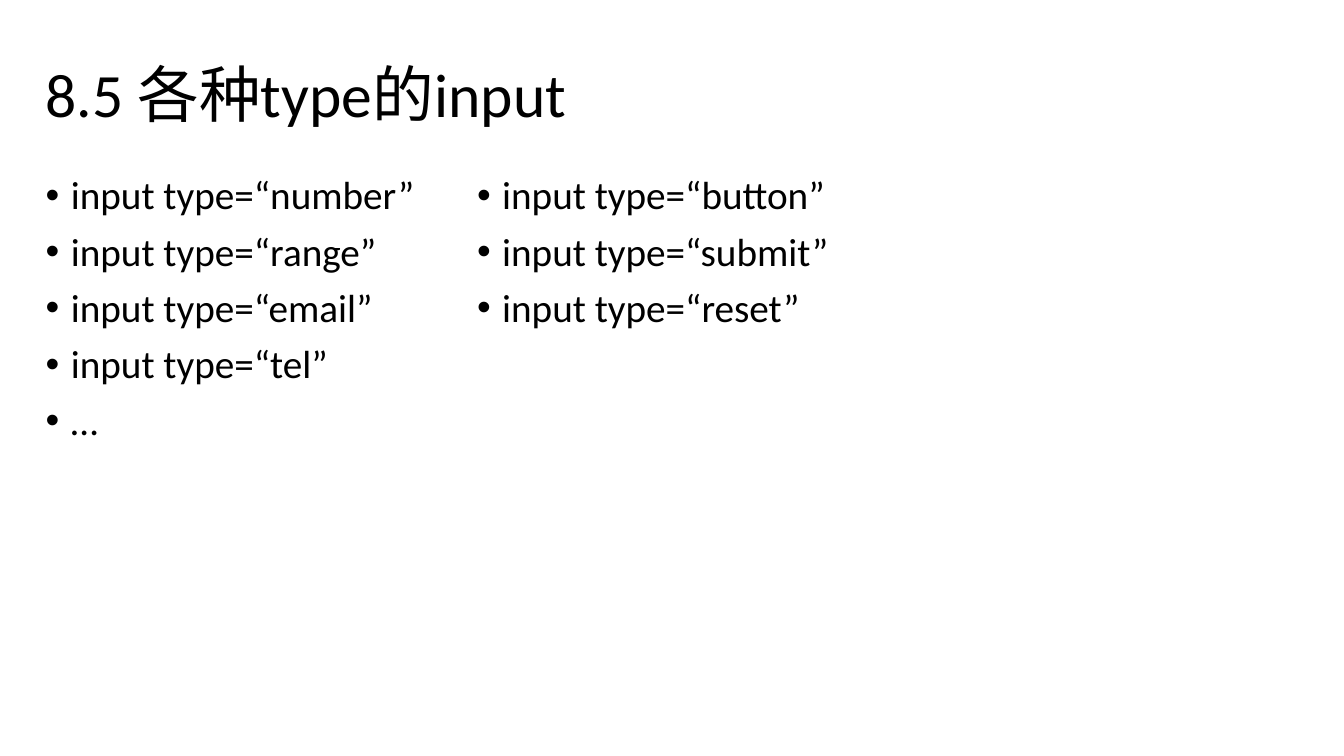
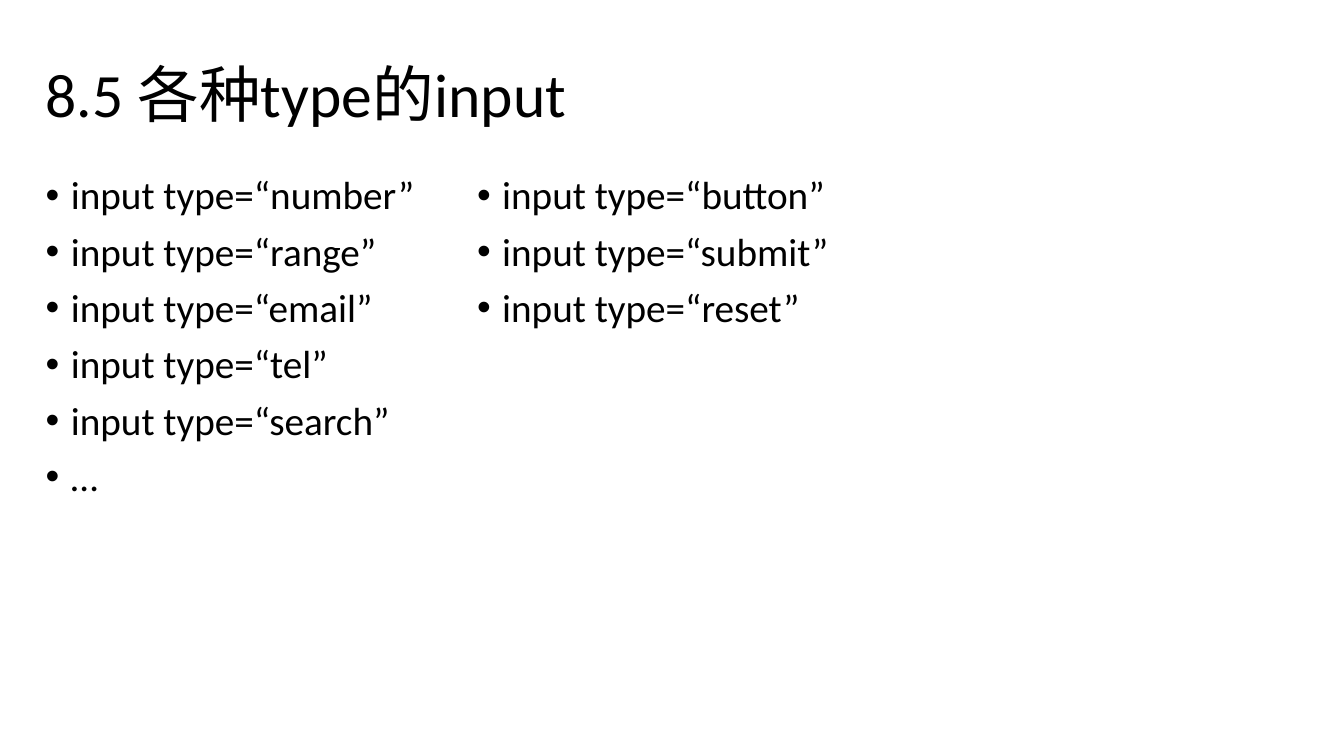
Before and after one commit to toomanymind/tutorial, a slide deck: slide 24 of HTML/HTML.pptx. Drawn at 1344x756 pixels with LibreOffice and Linux fonts; fonts in the diff are those of the drawing. Boxes give left, top, right and bottom in pixels: in the first picture for what was removed or moved away, otherwise in the second. Text is boxed around its words. In the diff, an @@ line names an element or a change of style, - is before the commit and + after.

Commit message:
update PPT

```diff
--- a/HTML/HTML.pptx
+++ b/HTML/HTML.pptx
@@ text at box(71, 407, 389, 442): paragraph added @@
+• input type=“search”
```
Also in this commit, not shown: 3 other slides changed, 1 slide added.
